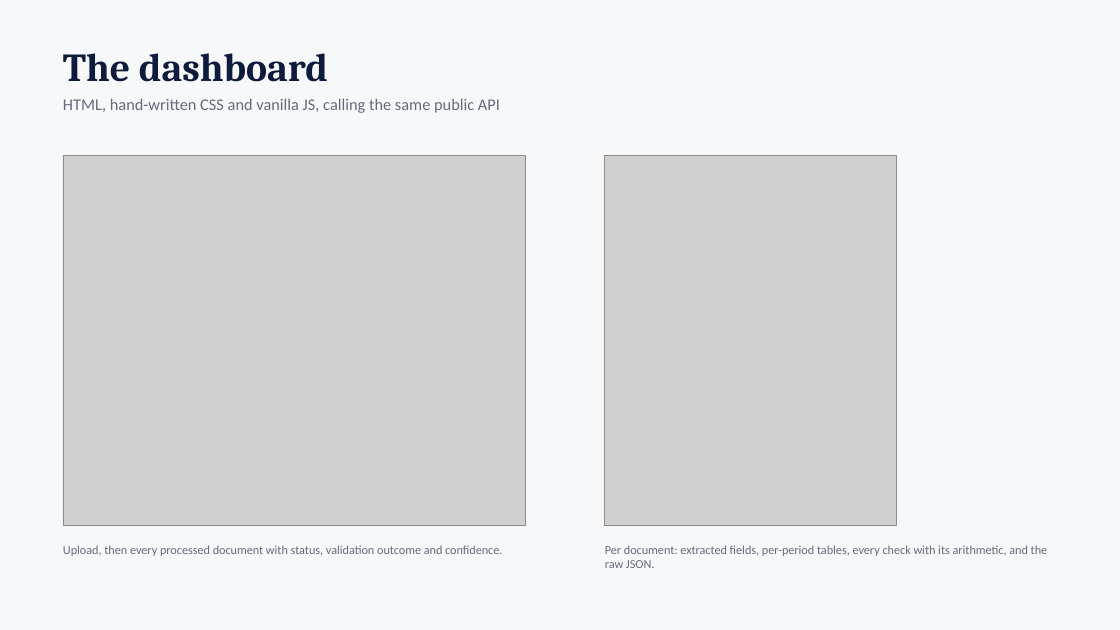
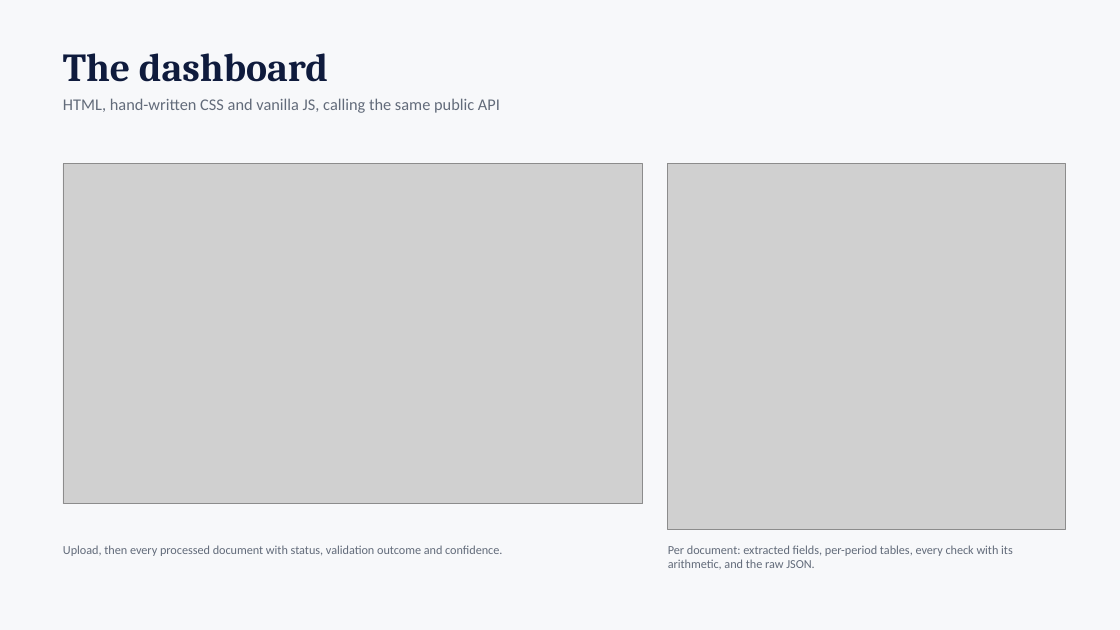
Before and after one commit to ZiyaSadik/document-intelligence-platform, a slide deck: slide 10 of docs/solution_presentation.pptx. Drawn at 1120x630 pixels with LibreOffice and Linux fonts; fonts in the diff are those of the drawing; grey boxes stand for pictures. Boxes give left, top, right and bottom in pixels: in the first picture for what was removed or moved away, otherwise in the second. Text is boxed around its words. In the diff, an @@ line names an element or a change of style, - is before the commit and + after.

```diff
--- a/docs/solution_presentation.pptx
+++ b/docs/solution_presentation.pptx
@@ picture resized from (x1=63, y1=155, x2=525, y2=525) to (x1=63, y1=164, x2=643, y2=504) @@
@@ picture resized from (x1=605, y1=155, x2=897, y2=525) to (x1=668, y1=164, x2=1065, y2=529) @@
@@ text "Per document: extracted fields, per-period ..." rewrapped from (x1=605, y1=545, x2=1048, y2=568) to (x1=668, y1=545, x2=1013, y2=569) @@
```
Also in this commit, not shown: 4 other slides changed, 21 other files.
